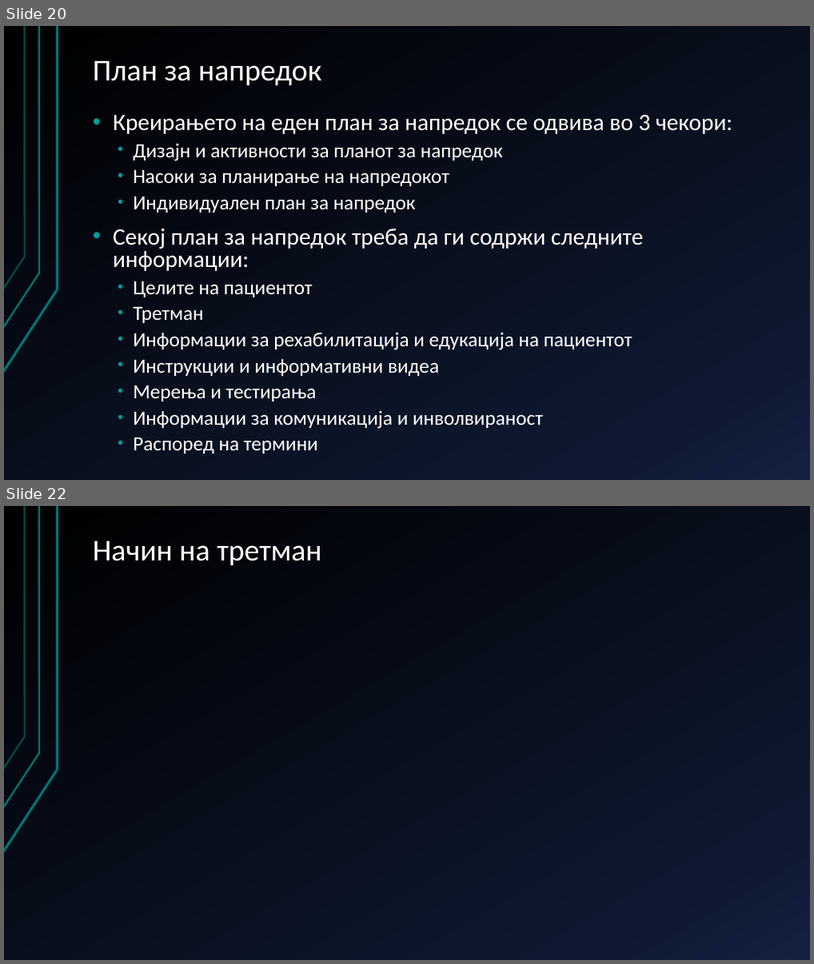
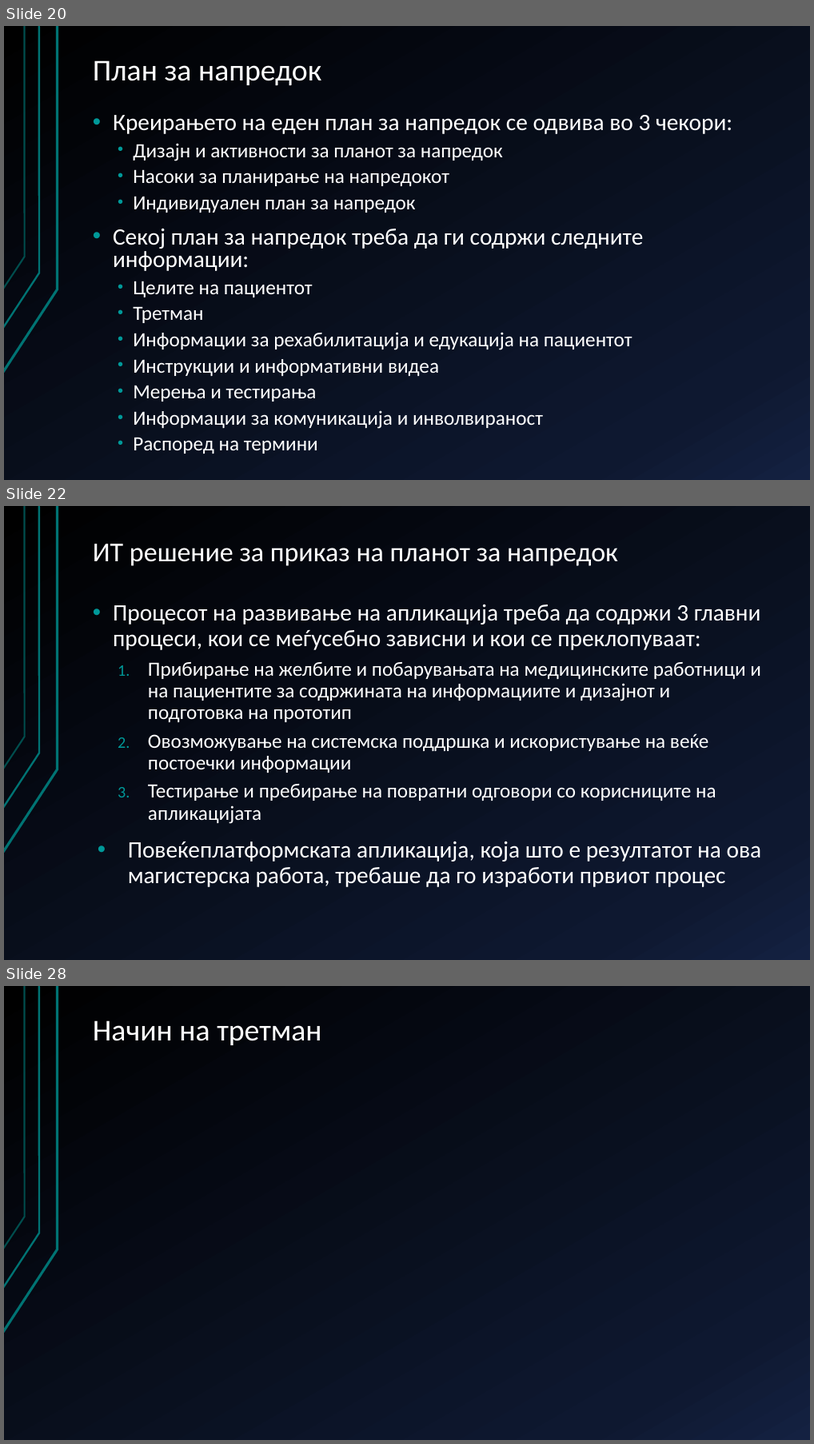
Before and after one commit to AlenDosev/Master, a slide deck: Master.pptx. Shown one above the other, each under a label of ours: slides 20 and 22 before the commit, slides 20, 22 and 28 after it; the slides between them are not shown. The pictures are 814x964 and 814x1444 pixels, drawn with LibreOffice and Linux fonts; fonts in the diff are those of the drawing. Boxes give left, top, right and bottom in pixels: in the first picture for what was removed or moved away, otherwise in the second. Text is boxed around its words. In the diff, an @@ line names an element or a change of style, - is before the commit and + after.

```diff
--- a/Master.pptx
+++ b/Master.pptx
@@ slide 22 added at bbox=[4, 506, 810, 960], background gradient #000000 to #0F1931 to #142242; not listed: 3 template elements that a slide beside it also shows @@
@@ title added at bbox=[93, 544, 618, 566], 32.4 pt, text #FFFFFF @@
+ИТ решение за приказ на планот за напредок
@@ text added at bbox=[113, 604, 762, 887], 24 pt, text #FFFFFF @@
+• Процесот на развивање на апликација треба да содржи 3 главни процеси, кои се меѓусебно зависни и кои се преклопуваат:
+  1. Прибирање на желбите и побарувањата на медицинските работници и на пациентите за содржината на информациите и дизајнот и подготовка на прототип
+  2. Овозможување на системска поддршка и искористување на веќе постоечки информации
+  3. Тестирање и пребирање на повратни одговори со корисниците на апликацијата
+• Повеќеплатформската апликација, која што е резултатот на ова магистерска работа, требаше да го изработи првиот процес
@@ what was slide 22 is now slide 28 @@
```
Also in this commit, not shown: 1 slide changed, 8 other slides added.
